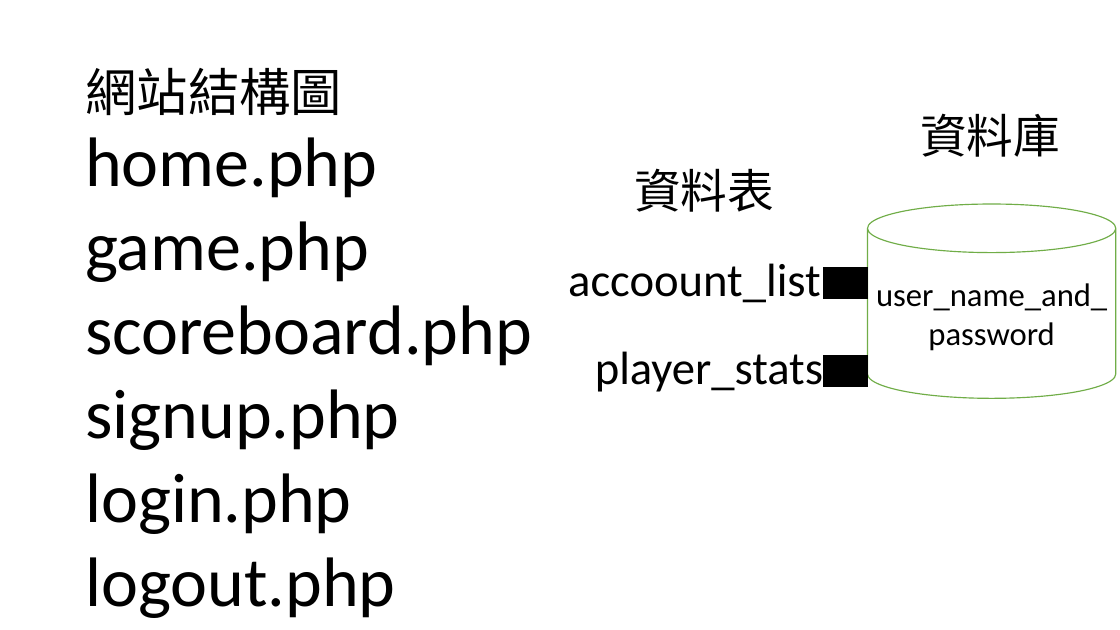
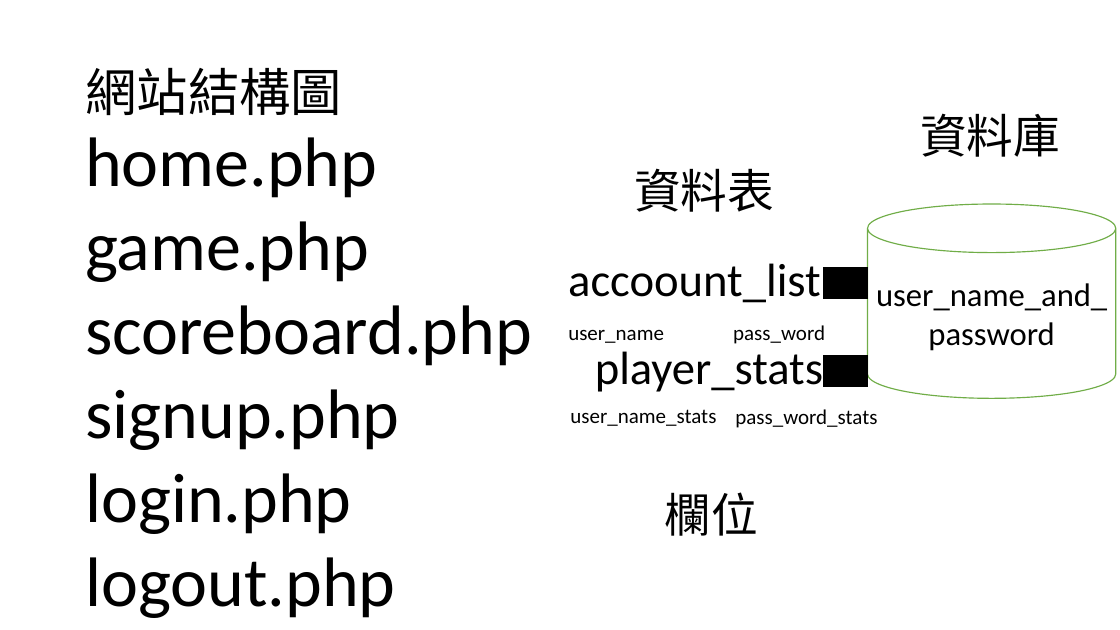
Before and after one commit to 1inyicheng/dynamic_web_page_design_final, a slide deck: slide 2 of pptx/dynamic_web_page_design_pptx.pptx. Drawn at 1120x630 pixels with LibreOffice and Linux fonts; fonts in the diff are those of the drawing. Boxes give left, top, right and bottom in pixels: in the first picture for what was removed or moved away, otherwise in the second. Text is boxed around its words. In the diff, an @@ line names an element or a change of style, - is before the commit and + after.

Commit message:
change pptx

```diff
--- a/pptx/dynamic_web_page_design_pptx.pptx
+++ b/pptx/dynamic_web_page_design_pptx.pptx
@@ text added at bbox=[568, 329, 664, 343], 18 pt, text #000000 @@
+user_name
@@ text added at bbox=[733, 325, 825, 344], 18 pt, text #000000 @@
+pass_word
@@ text added at bbox=[570, 409, 716, 426], 18 pt, text #000000 @@
+user_name_stats
@@ text added at bbox=[735, 409, 877, 428], 18 pt, text #000000 @@
+pass_word_stats
@@ text added at bbox=[665, 492, 758, 536], 40 pt, text #000000 @@
+欄位
```
Also in this commit, not shown: 2 other slides changed.
